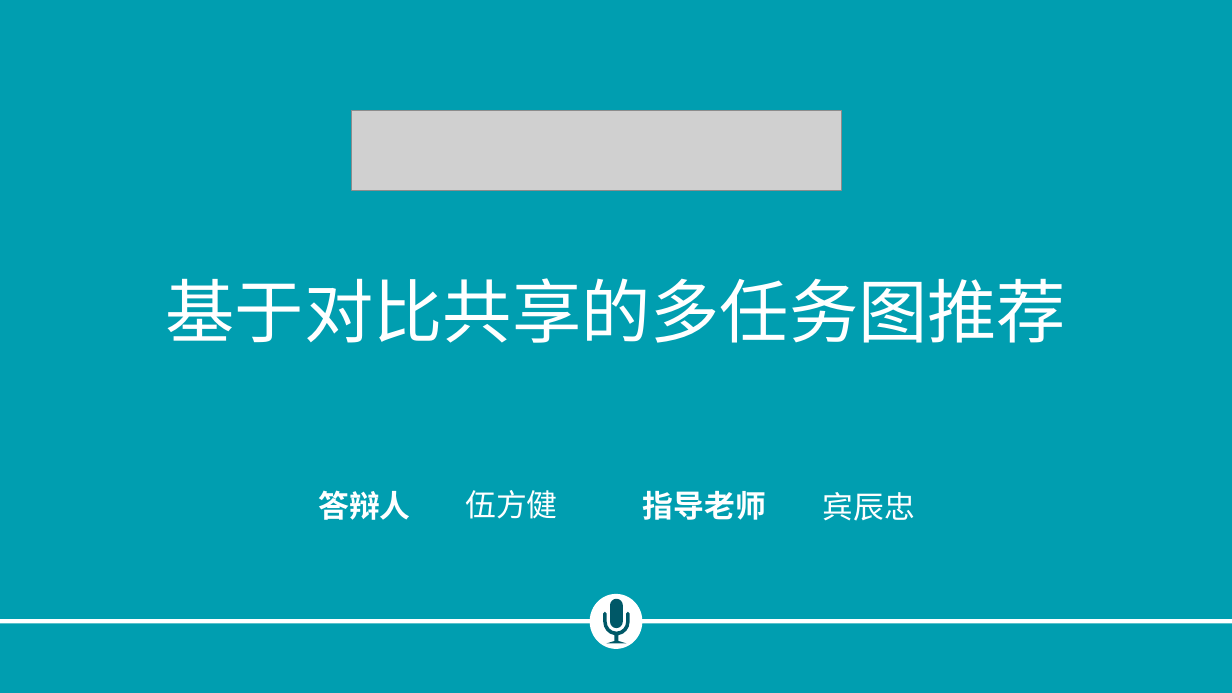
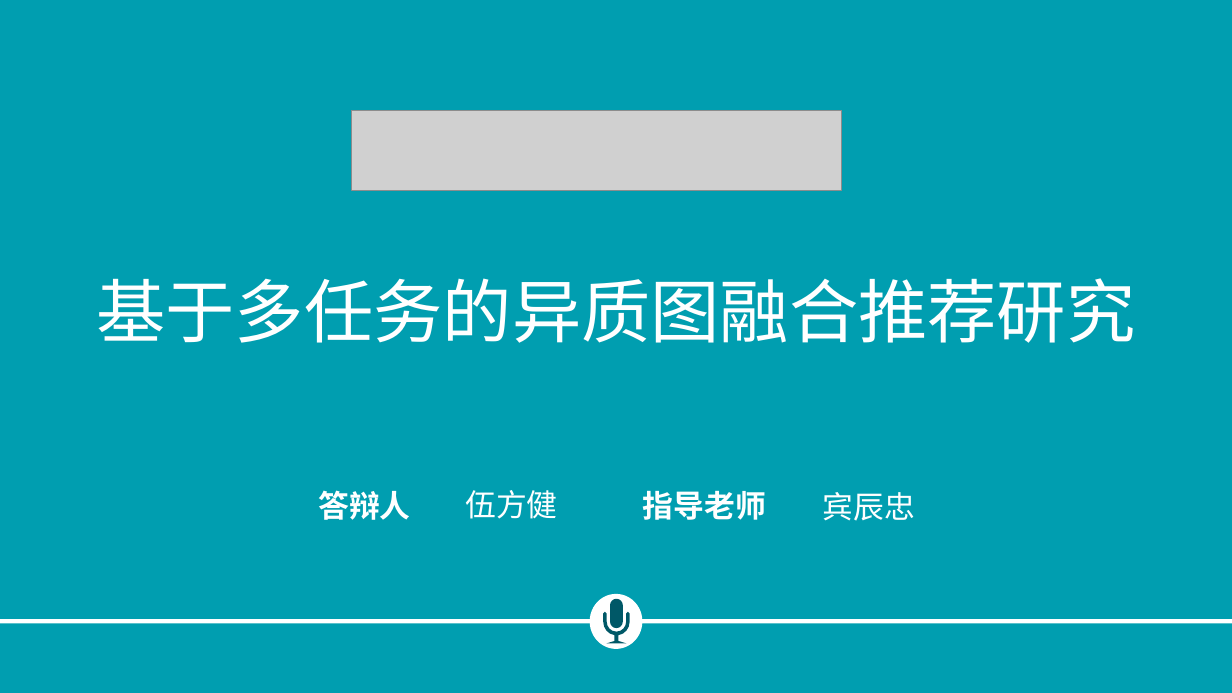
Before and after one commit to Redamancyer/keeplearning, a slide deck: slide 1 of 开题报告.pptx. Drawn at 1232x693 pixels with LibreOffice and Linux fonts; fonts in the diff are those of the drawing; grey boxes stand for pictures; background and template pictures are left out. Boxes give left, top, right and bottom in pixels: in the first picture for what was removed or moved away, otherwise in the second. Text is boxed around its words. In the diff, an @@ line names an element or a change of style, - is before the commit and + after.

```diff
--- a/开题报告.pptx
+++ b/开题报告.pptx
@@ text at bbox=[96, 278, 1135, 343]: text changed @@
-基于对比共享的多任务图推荐
+基于多任务的异质图融合推荐研究
```
Also in this commit, not shown: 4 other slides changed, 4 other files.
